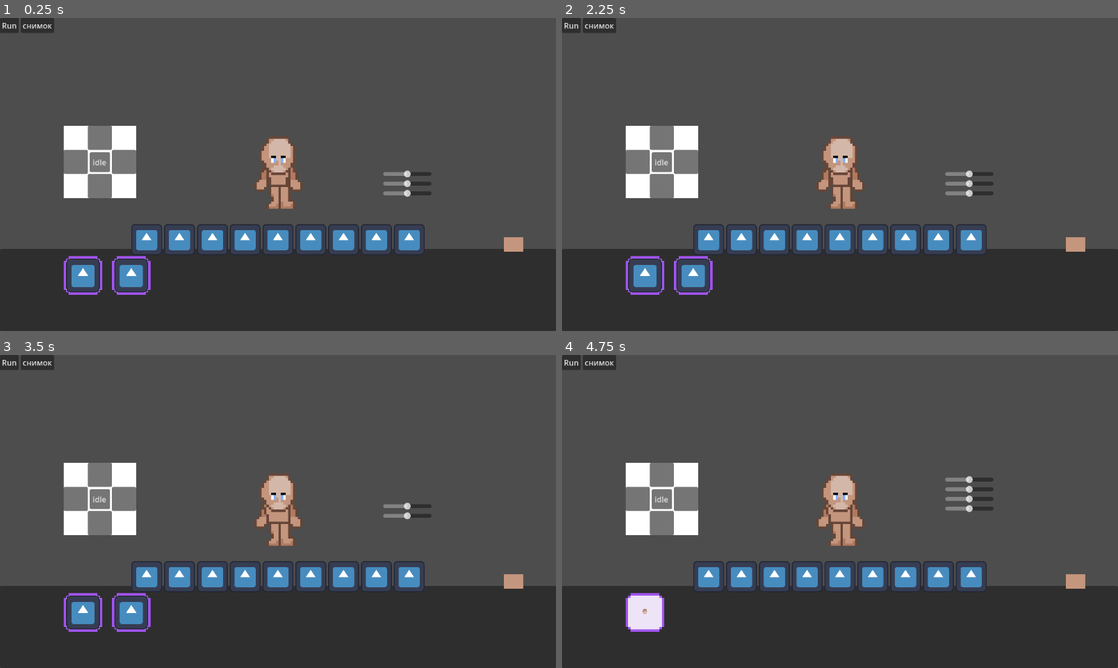
Above: before the commit, frames 1-4 (two rows, left to right).
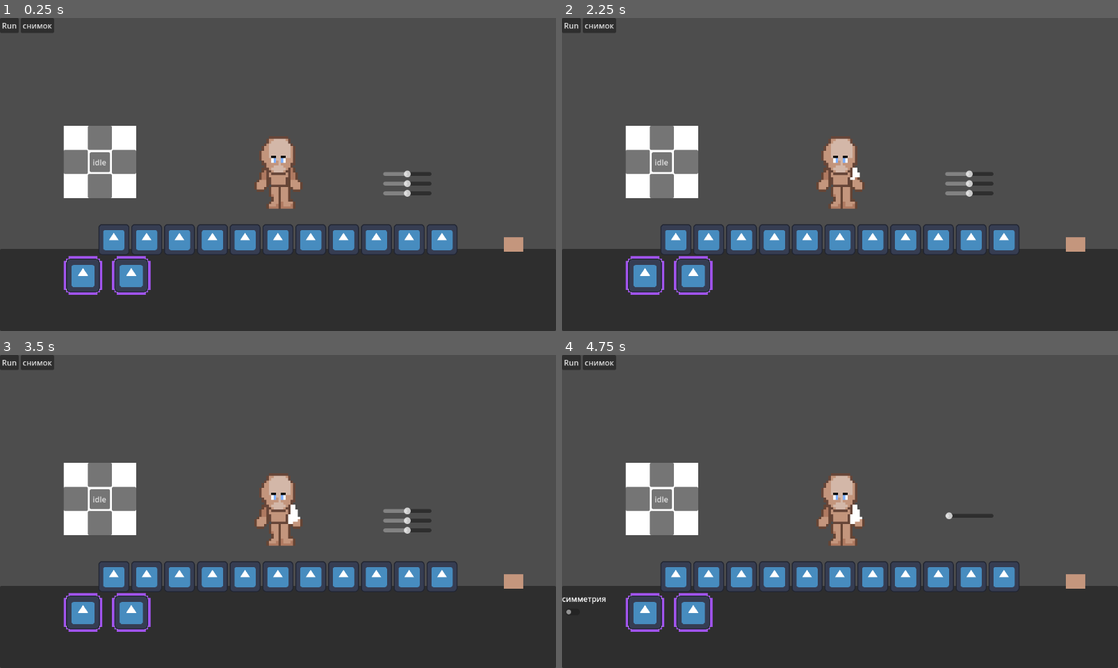
Above: after the commit, the same moments.

Repository: p1petto/CharacterMakerNew
Game: Godot game, scene res://Scenes/maker.tscn
Same seed, same stepped clock (60 frames per second), same inputs: the game is played once before the commit and once after it. The engine's default icon, where the game draws it, is replaced by a stand-in: a white triangle on a blue panel in a dark square.
Inputs (mouse positions are in pixels of both pictures, inside the frame that each line leads up to; where the layout moved, square brackets give the same spot in the first picture):
- Up to frame 1 (0.25 s): no input
- Up to frame 2 (2.25 s): click "idle" at 0.5 s; click "walk" at 1.25 s; click (645, 274) at 2.02 s
- Up to frame 3 (3.5 s): click (133, 611) at 2.77 s
- Up to frame 4 (4.75 s): click (673, 577) [706, 577] at 3.5 s; click (739, 577) at 4.27 s

The runs differ from the first frame. In frame 1, 0.7% of the frame differs, in the area x 17-83%, y 66-76%; in frame 2, 0.7%; in frame 3, 1.4%; in frame 4, 2.9%, in the area x 0-83%, y 38-89%.

Commit message:
added: Динамическая одежда: рукава

Diff:
--- /dev/null
+++ b/Resources/CatalogItems/Clothes/DynamicClothes/Sleeve/standart/Sleeve2.tres
@@ -0,0 +1,10 @@
+[gd_resource type="Resource" script_class="CatalogItem" load_steps=3 format=3 uid="uid://s7km1bae4h0c"]
+
+[ext_resource type="Resource" uid="uid://c6j4xllp2laep" path="res://Resources/Clothes/Limbs/RightSleeve2.tres" id="1_vqr3k"]
+[ext_resource type="Script" path="res://Scripts/CatalogItemResource.gd" id="2_onpnc"]
+
+[resource]
+script = ExtResource("2_onpnc")
+item_type = "Dynamic_clothes"
+item_class = "RightArm"
+dynamic_clothes = ExtResource("1_vqr3k")
--- /dev/null
+++ b/Resources/CatalogItems/Clothes/DynamicClothes/Sleeve/standart/Sleeve3.tres
@@ -0,0 +1,10 @@
+[gd_resource type="Resource" script_class="CatalogItem" load_steps=3 format=3 uid="uid://c2547tkdm21sm"]
+
+[ext_resource type="Resource" uid="uid://rx73upxkuvyr" path="res://Resources/Clothes/Limbs/RightSleeve3.tres" id="1_ha7hi"]
+[ext_resource type="Script" path="res://Scripts/CatalogItemResource.gd" id="2_oocp5"]
+
+[resource]
+script = ExtResource("2_oocp5")
+item_type = "Dynamic_clothes"
+item_class = "RightArm"
+dynamic_clothes = ExtResource("1_ha7hi")
--- /dev/null
+++ b/Resources/Clothes/Limbs/LeftSleeve2.tres
@@ -0,0 +1,18 @@
+[gd_resource type="Resource" script_class="DynamicClothes" load_steps=2 format=3 uid="uid://1g45qsxi75b6"]
+
+[ext_resource type="Script" path="res://Scripts/Clothes/resource_dynamic_clothes.gd" id="1_sck84"]
+
+[resource]
+script = ExtResource("1_sck84")
+down_position = Vector2(-11, -20)
+right_position = Vector2(-13, -20)
+left_position = Vector2(-8, -20)
+top_position = Vector2(-10, -19)
+down_size = Vector2(20, 20)
+right_size = Vector2(20, 20)
+left_size = Vector2(20, 20)
+top_size = Vector2(20, 20)
+down_position_walk = Vector2(-11, -19)
+right_position_walk = Vector2(-12, -21)
+left_position_walk = Vector2(-11, -21)
+top_position_walk = Vector2(-11, -18)
--- /dev/null
+++ b/Resources/Clothes/Limbs/LeftSleeve3.tres
@@ -0,0 +1,18 @@
+[gd_resource type="Resource" script_class="DynamicClothes" load_steps=2 format=3 uid="uid://ca4h3lkt8v78y"]
+
+[ext_resource type="Script" path="res://Scripts/Clothes/resource_dynamic_clothes.gd" id="1_a8w7r"]
+
+[resource]
+script = ExtResource("1_a8w7r")
+down_position = Vector2(-11, -17)
+right_position = Vector2(-14, -18)
+left_position = Vector2(-8, -19)
+top_position = Vector2(-9, -17)
+down_size = Vector2(20, 20)
+right_size = Vector2(20, 20)
+left_size = Vector2(20, 20)
+top_size = Vector2(20, 20)
+down_position_walk = Vector2(-15, -18)
+right_position_walk = Vector2(-11, -20)
+left_position_walk = Vector2(-8, -19)
+top_position_walk = Vector2(-8, -18)
--- /dev/null
+++ b/Resources/Clothes/Limbs/RightSleeve2.tres
@@ -0,0 +1,18 @@
+[gd_resource type="Resource" script_class="DynamicClothes" load_steps=2 format=3 uid="uid://c6j4xllp2laep"]
+
+[ext_resource type="Script" path="res://Scripts/Clothes/resource_dynamic_clothes.gd" id="1_1nk1j"]
+
+[resource]
+script = ExtResource("1_1nk1j")
+down_position = Vector2(-11, -20)
+right_position = Vector2(0, 0)
+left_position = Vector2(-8, -20)
+top_position = Vector2(-12, -19)
+down_size = Vector2(20, 20)
+right_size = Vector2(20, 20)
+left_size = Vector2(20, 20)
+top_size = Vector2(20, 20)
+down_position_walk = Vector2(-11, -19)
+right_position_walk = Vector2(-12, -21)
+left_position_walk = Vector2(-11, -21)
+top_position_walk = Vector2(-11, -18)
--- /dev/null
+++ b/Resources/Clothes/Limbs/RightSleeve3.tres
@@ -0,0 +1,18 @@
+[gd_resource type="Resource" script_class="DynamicClothes" load_steps=2 format=3 uid="uid://rx73upxkuvyr"]
+
+[ext_resource type="Script" path="res://Scripts/Clothes/resource_dynamic_clothes.gd" id="1_s0mc2"]
+
+[resource]
+script = ExtResource("1_s0mc2")
+down_position = Vector2(-11, -17)
+right_position = Vector2(-8, -18)
+left_position = Vector2(-8, -18)
+top_position = Vector2(-13, -17)
+down_size = Vector2(20, 20)
+right_size = Vector2(20, 20)
+left_size = Vector2(20, 20)
+top_size = Vector2(20, 20)
+down_position_walk = Vector2(-8, -18)
+right_position_walk = Vector2(-11, -20)
+left_position_walk = Vector2(-11, -18)
+top_position_walk = Vector2(-15, -18)
--- a/Scenes/conditionally_dynamic_part.tscn
+++ b/Scenes/conditionally_dynamic_part.tscn
@@ -1,20 +1,38 @@
-[gd_scene load_steps=5 format=3 uid="uid://bwi4hslosv760"]
+[gd_scene load_steps=8 format=3 uid="uid://bwi4hslosv760"]
 
 [ext_resource type="Shader" path="res://Scripts/Shaders/color_changing_shader.gdshader" id="1_5jswo"]
 [ext_resource type="Script" path="res://Scripts/ConditionallyDynamicPart/conditionally_dynamic_part.gd" id="1_8wsnp"]
 [ext_resource type="SpriteFrames" uid="uid://boqweykkavowk" path="res://Resources/ConditionallyDynamicParts/Arms/Arm left/arm_l_animations.tres" id="2_3lpiv"]
+[ext_resource type="Shader" path="res://Scripts/Shaders/CD_color_rect_clothes.gdshader" id="4_6408r"]
+[ext_resource type="Script" path="res://Scripts/dynamic_clothes.gd" id="5_dstxd"]
 
-[sub_resource type="ShaderMaterial" id="ShaderMaterial_gib0q"]
+[sub_resource type="ShaderMaterial" id="ShaderMaterial_knqrr"]
 shader = ExtResource("1_5jswo")
 shader_parameter/cur_color = Color(1, 1, 1, 1)
 shader_parameter/blend_factor = 0.6
 
+[sub_resource type="ShaderMaterial" id="ShaderMaterial_7w0tb"]
+shader = ExtResource("4_6408r")
+shader_parameter/radius = 0.5
+shader_parameter/border_width = 0.0
+shader_parameter/border_color = Color(0, 0, 0, 1)
+
 [node name="ConditionallyDynamicPart" type="Node2D"]
 texture_filter = 1
-material = SubResource("ShaderMaterial_gib0q")
+material = SubResource("ShaderMaterial_knqrr")
 script = ExtResource("1_8wsnp")
 
 [node name="AnimatedSprite2D" type="AnimatedSprite2D" parent="."]
+clip_children = 2
 position = Vector2(0, 3)
 sprite_frames = ExtResource("2_3lpiv")
 animation = &"walk_down_3"
+
+[node name="DynamicClothes" type="ColorRect" parent="AnimatedSprite2D"]
+material = SubResource("ShaderMaterial_7w0tb")
+offset_left = -11.0
+offset_top = -17.0
+offset_right = 9.0
+offset_bottom = 3.0
+pivot_offset = Vector2(10, 10)
+script = ExtResource("5_dstxd")
--- a/Scenes/maker.tscn
+++ b/Scenes/maker.tscn
@@ -22,9 +22,13 @@
 [ext_resource type="Resource" uid="uid://xb00p14w71s4" path="res://Resources/CatalogItems/StaticElement/Eyes/Eye1/RightEye/RightEye.tres" id="17_nc5m7"]
 [ext_resource type="Resource" uid="uid://iu27d1bg1axf" path="res://Resources/CatalogItems/Accessories/Bow.tres" id="20_emeal"]
 [ext_resource type="Resource" uid="uid://cww0wllumgai8" path="res://Resources/CatalogItems/Accessories/Glass.tres" id="21_adrnn"]
+[ext_resource type="Resource" uid="uid://c2547tkdm21sm" path="res://Resources/CatalogItems/Clothes/DynamicClothes/Sleeve/standart/Sleeve3.tres" id="23_0wu6d"]
 [ext_resource type="Script" path="res://Scripts/UI/animation_button.gd" id="23_b4y1g"]
 [ext_resource type="PackedScene" uid="uid://b2omgn2er4084" path="res://Scenes/UI/accessorie_panel.tscn" id="23_dbin5"]
+[ext_resource type="Resource" uid="uid://1g45qsxi75b6" path="res://Resources/Clothes/Limbs/LeftSleeve2.tres" id="23_k72u1"]
+[ext_resource type="Resource" uid="uid://ca4h3lkt8v78y" path="res://Resources/Clothes/Limbs/LeftSleeve3.tres" id="24_k5f1o"]
 [ext_resource type="Script" path="res://Scripts/UI/animation_controller.gd" id="25_aee7t"]
+[ext_resource type="Resource" uid="uid://s7km1bae4h0c" path="res://Resources/CatalogItems/Clothes/DynamicClothes/Sleeve/standart/Sleeve2.tres" id="25_ot8fs"]
 [ext_resource type="Script" path="res://Scenes/color_picker_button_container.gd" id="26_hr221"]
 [ext_resource type="Script" path="res://Scripts/UI/export.gd" id="26_qf8ja"]
 
@@ -70,6 +74,18 @@
 item_class = "RightEye"
 static_element = SubResource("Resource_87sjp")
 
+[sub_resource type="Resource" id="Resource_diamt"]
+script = ExtResource("5_sbt4v")
+item_type = "Dynamic_clothes"
+item_class = "LeftArm"
+dynamic_clothes = ExtResource("23_k72u1")
+
+[sub_resource type="Resource" id="Resource_jvjqr"]
+script = ExtResource("5_sbt4v")
+item_type = "Dynamic_clothes"
+item_class = "LeftArm"
+dynamic_clothes = ExtResource("24_k5f1o")
+
 [node name="Maker" type="Node2D"]
 texture_filter = 1
 script = ExtResource("1_wror2")
@@ -256,6 +272,14 @@
 visible = false
 layout_mode = 2
 catalog_items = Array[ExtResource("5_sbt4v")]([ExtResource("20_emeal"), ExtResource("21_adrnn")])
+
+[node name="LeftSleeve" parent="UI/Catalog/CatalogContainer" instance=ExtResource("4_kavcm")]
+layout_mode = 2
+catalog_items = Array[ExtResource("5_sbt4v")]([SubResource("Resource_diamt"), SubResource("Resource_jvjqr")])
+
+[node name="RightSleeve" parent="UI/Catalog/CatalogContainer" instance=ExtResource("4_kavcm")]
+layout_mode = 2
+catalog_items = Array[ExtResource("5_sbt4v")]([ExtResource("25_ot8fs"), ExtResource("23_0wu6d")])
 
 [node name="ButtonsScrollContainer" type="ScrollContainer" parent="UI/Catalog"]
 custom_minimum_size = Vector2(0, 64.295)
--- a/Scripts/CatalogItemResource.gd
+++ b/Scripts/CatalogItemResource.gd
@@ -2,7 +2,7 @@
 
 class_name CatalogItem
 
-@export_enum("Dynamic", "Conditionally_dynamic", "Static", "Accessories")
+@export_enum("Dynamic", "Conditionally_dynamic", "Static", "Accessories", "Dynamic_clothes")
 var item_type: String = "Static"
 
 @export_enum("Body", "Head", "LeftLeg", "RightLeg", "LeftArm", "RightArm", "LeftEye", "RightEye", "Accessories")
@@ -13,6 +13,7 @@
 @export var conditionally_dynamic_part: ConditionallyDynamic
 @export var static_element: Static
 @export var accessorie: Accessorie
+@export var dynamic_clothes: DynamicClothes
 
 # Called when the node enters the scene tree for the first time.
 func _ready() -> void:
--- /dev/null
+++ b/Scripts/Clothes/resource_dynamic_clothes.gd
@@ -0,0 +1,18 @@
+extends Resource
+
+class_name DynamicClothes
+
+@export var down_position: Vector2
+@export var right_position: Vector2
+@export var left_position: Vector2
+@export var top_position: Vector2
+
+@export var down_size: Vector2
+@export var right_size: Vector2
+@export var left_size: Vector2
+@export var top_size: Vector2
+
+@export var down_position_walk: Vector2
+@export var right_position_walk: Vector2
+@export var left_position_walk: Vector2
+@export var top_position_walk: Vector2
--- a/Scripts/ConditionallyDynamicPart/conditionally_dynamic_part.gd
+++ b/Scripts/ConditionallyDynamicPart/conditionally_dynamic_part.gd
@@ -23,8 +23,11 @@
 @export var idle_ainmation_offset_horizontal: Array[Vector2]
 @export var walk_animation_offset_horizontal: Array[Vector2]
 
+#@export var resource_dynamic_clothes: DynamicClothes
 
 @onready var slider_containers = $"../../../../UI/SliderContainer"
+@onready var dynamic_clothes = $AnimatedSprite2D/DynamicClothes
+
 
 var current_state: String = "idle"
 var current_direction: String = "down"
@@ -48,6 +51,11 @@
 	start_position = position
 	call_deferred("_connect_color_changed_signal")
 	call_deferred("_connect_color")
+
+	dynamic_clothes.size = Vector2(0, 0)
+
+
+
 
 func _connect_color_changed_signal():
 	color_picker_button.color_changed.connect(_on_color_changed)
@@ -74,7 +82,7 @@
 
 	# Применяем цвет, с учётом разницы с белым для `animated_sprite`
 	if animated_sprite:
-		animated_sprite.modulate = cur_color
+		animated_sprite.self_modulate = cur_color
 
 	# Если есть симметричный элемент, обновляем его отдельно
 	if linked_symmetrical_element and is_symmetrical:
@@ -95,7 +103,7 @@
 
 	# Обновляем цвет `animated_sprite` с разницей с белым
 	if animated_sprite:
-		animated_sprite.modulate = new_color
+		animated_sprite.self_modulate = new_color
 
 
 func change_direction(direction: String) -> void:
@@ -114,10 +122,14 @@
 
 	current_direction = direction
 	update_animation()
+	if dynamic_clothes.resource_dynamic_clothes:
+		dynamic_clothes.change_direction()
 
 func change_state(new_state: String) -> void:
 	current_state = new_state
 	update_animation()
+	if dynamic_clothes.resource_dynamic_clothes:
+		dynamic_clothes.change_direction()
 
 func change_thickness(new_thickness) -> void:
 	current_thickness = str(new_thickness)
@@ -134,24 +146,13 @@
 	else:
 		print("Animation not found: ", animation_name)
 
-	#if Global.animation_is_run:
-		#var property_name = ""
-		#if Global.current_animation == "idle":
-			#property_name = "idle_ainmation_offset"
-		#elif Global.current_animation == "walk":
-			#property_name = "walk_animation_offset"
-		#else:
-			#property_name = "idle_ainmation_offset"  # По умолчанию
-		#if Global.current_dir == "down" or Global.current_dir == "top":
-			#property_name = property_name + "_vertical"
-		#else:
-			#property_name = property_name + "_horizontal"
-			#
-		#var offset_array = get(property_name)
-		#position = start_position + offset_array[cur_frame]
 
 func _process(delta: float) -> void:
 	pass
 
 func update_frame(frame_index):
 	animated_sprite.frame = frame_index
+
+func initialize_dynamic_clothes(clothes):
+	dynamic_clothes.resource_dynamic_clothes = clothes
+	dynamic_clothes.change_direction()
--- /dev/null
+++ b/Scripts/Shaders/CD_color_rect_clothes.gdshader
@@ -0,0 +1,33 @@
+shader_type canvas_item;
+
+uniform float radius : hint_range(0.0, 1.0) = 0.5;
+uniform float border_width : hint_range(0.0, 0.5) = 0.0;
+uniform vec4 border_color : source_color = vec4(0.0, 0.0, 0.0, 1.0);
+
+void fragment() {
+    // Преобразуем координаты UV так, чтобы центр был в (0.5, 0.5)
+    vec2 uv = UV - 0.5;
+
+    // Учитываем соотношение сторон ColorRect, чтобы круг не был овалом
+    float aspect_ratio = TEXTURE_PIXEL_SIZE.y / TEXTURE_PIXEL_SIZE.x;
+    uv.x *= aspect_ratio;
+
+    // Вычисляем расстояние от центра
+    float dist = length(uv);
+
+    // Берем цвет из ColorRect
+    vec4 base_color = texture(TEXTURE, UV) * COLOR;
+
+    // Если расстояние меньше радиуса - это внутренняя часть круга
+    if (dist < radius - border_width) {
+        COLOR = base_color;
+    }
+    // Если расстояние между радиусом и радиусом+толщина_границы - это граница
+    else if (dist < radius) {
+        COLOR = border_color;
+    }
+    // В противном случае - это фон (прозрачный)
+    else {
+        COLOR = vec4(0.0, 0.0, 0.0, 0.0);
+    }
+}
--- a/Scripts/UI/catalog_list.gd
+++ b/Scripts/UI/catalog_list.gd
@@ -45,6 +45,9 @@
 			#update_color.emit(new_bg_color_button)
 		"Accessories":
 			_handle_accessories_item(slot_index, item_class)
+
+		"Dynamic_clothes":
+			_handle_dynamic_clothes_item(slot_index, item_class)
 
 
 
@@ -127,3 +130,9 @@
 	#accecorie_panel.add_accessorie_button(button_instance)
 	accecorie_panel.add_accessorie_button(part, accessory_instance)
 	#added_accessorie.emit()
+
+
+func _handle_dynamic_clothes_item(slot_index, item_class):
+	var part = catalog_items[slot_index].dynamic_clothes
+	var current_node = character.get_node(item_class)
+	current_node.initialize_dynamic_clothes(part)
--- /dev/null
+++ b/Scripts/dynamic_clothes.gd
@@ -0,0 +1,37 @@
+extends ColorRect
+
+var resource_dynamic_clothes: DynamicClothes
+
+func change_direction() -> void:
+
+	if Global.current_animation == "idle":
+		match Global.current_dir:
+			"down":
+				position = resource_dynamic_clothes.down_position
+				size = resource_dynamic_clothes.down_size
+
+			"right":
+				position = resource_dynamic_clothes.right_position
+				size = resource_dynamic_clothes.right_size
+			"top":
+				position = resource_dynamic_clothes.top_position
+				size = resource_dynamic_clothes.top_size
+			"left":
+				position = resource_dynamic_clothes.left_position
+				size = resource_dynamic_clothes.left_size
+
+	elif Global.current_animation == "walk":
+		match Global.current_dir:
+				"down":
+					position = resource_dynamic_clothes.down_position_walk
+					size = resource_dynamic_clothes.down_size
+				"right":
+					position = resource_dynamic_clothes.right_position_walk
+					size = resource_dynamic_clothes.right_size
+				"top":
+					position = resource_dynamic_clothes.top_position_walk
+					size = resource_dynamic_clothes.top_size
+				"left":
+					position = resource_dynamic_clothes.left_position_walk
+					size = resource_dynamic_clothes.left_size
+	pivot_offset = size / 2
--- /dev/null
+++ b/Scripts/test_color_rect_clothes.gd
@@ -0,0 +1,12 @@
+extends ColorRect
+
+
+## Called when the node enters the scene tree for the first time.
+#func _ready() -> void:
+	#material.set_shader_parameter("base", Color(0.5, 0.5, 0.5))
+	#material.set_shader_parameter("blend", 0.6)
+#
+#
+## Called every frame. 'delta' is the elapsed time since the previous frame.
+#func _process(delta: float) -> void:
+	#pass
Not shown, added: Assets/circle.png.import
Not shown: 1 places in Scenes/maker.tscn that only renumber resources
